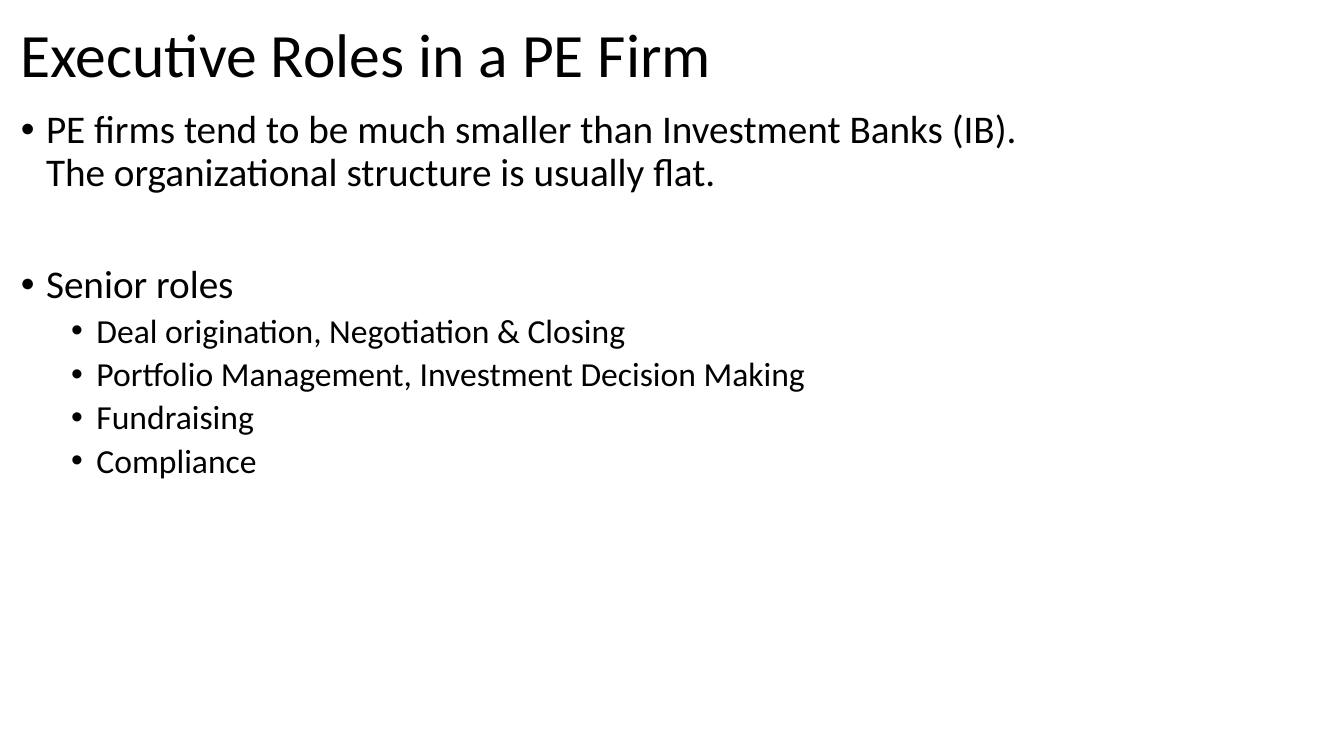
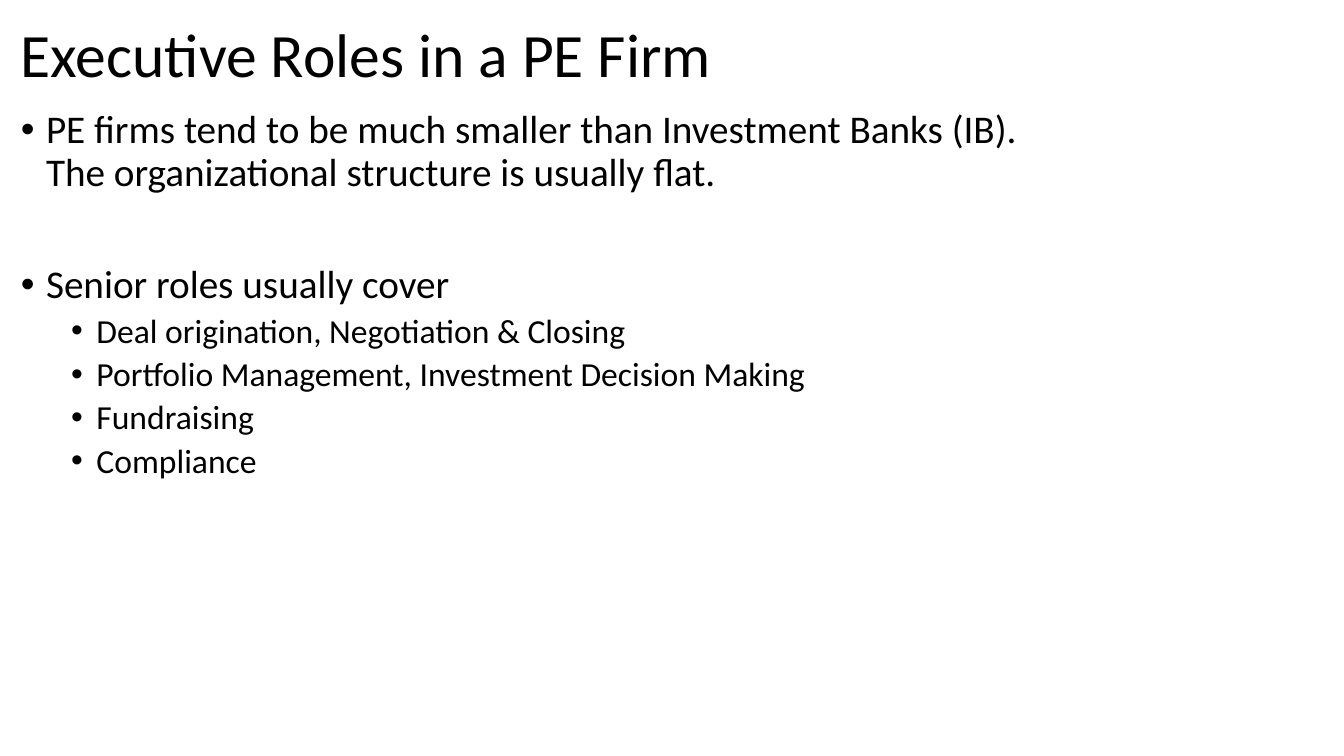
Before and after one commit to gowestyang/finance, a slide deck: slide 10 of (2021 John) Private Equity Finance/Presentation1.pptx. Drawn at 1344x756 pixels with LibreOffice and Linux fonts; fonts in the diff are those of the drawing. Boxes give left, top, right and bottom in pixels: in the first picture for what was removed or moved away, otherwise in the second. Text is boxed around its words. In the diff, an @@ line names an element or a change of style, - is before the commit and + after.

```diff
--- a/(2021 John) Private Equity Finance/Presentation1.pptx
+++ b/(2021 John) Private Equity Finance/Presentation1.pptx
@@ text at <box>46,270,449,305</box>: text changed @@
-• Senior roles
+• Senior roles usually cover
```
Also in this commit, not shown: 9 other slides changed, 2 slides added.
